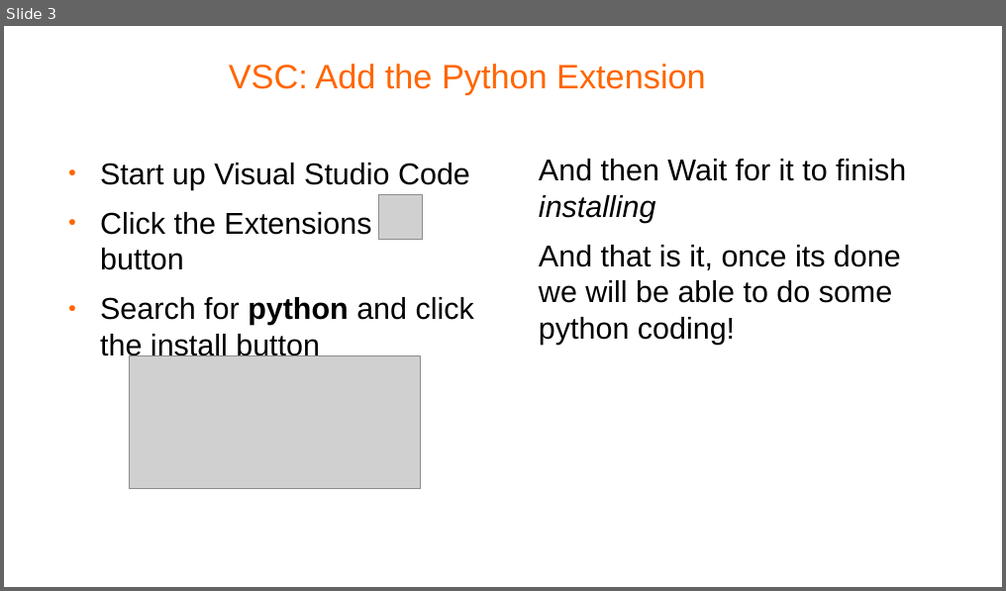
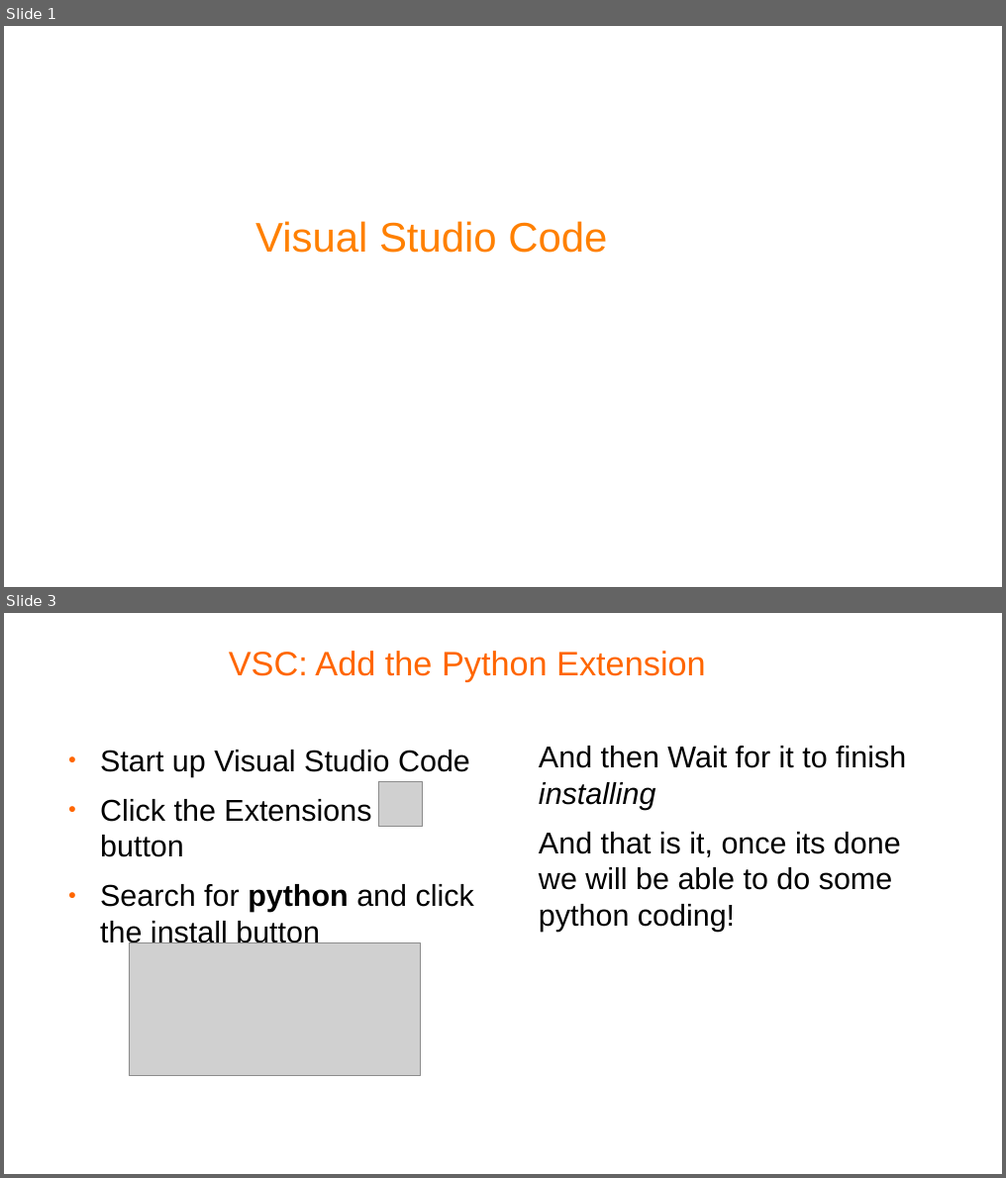
Before and after one commit to pellcorp/coding, a slide deck: docs/python-coding-vsc.odp. Shown one above the other, each under a label of ours: slide 3 before the commit, slides 1 and 3 after it; the slides between them are not shown. The pictures are 1006x591 and 1006x1178 pixels, drawn with LibreOffice and Linux fonts; fonts in the diff are those of the drawing; grey boxes stand for pictures; background and template pictures are left out. Boxes give left, top, right and bottom in pixels: in the first picture for what was removed or moved away, otherwise in the second. Text is boxed around its words. In the diff, an @@ line names an element or a change of style, - is before the commit and + after.

```diff
--- a/docs/python-coding-vsc.odp
+++ b/docs/python-coding-vsc.odp
@@ slide 1 added at bbox=[4, 26, 1002, 587], background #FFFFFF @@
@@ title added at bbox=[255, 221, 607, 253], 33 pt, text #FF8000 @@
+Visual Studio Code
```
Also in this commit, not shown: 1 slide changed, 1 slide removed, 1 other file.
